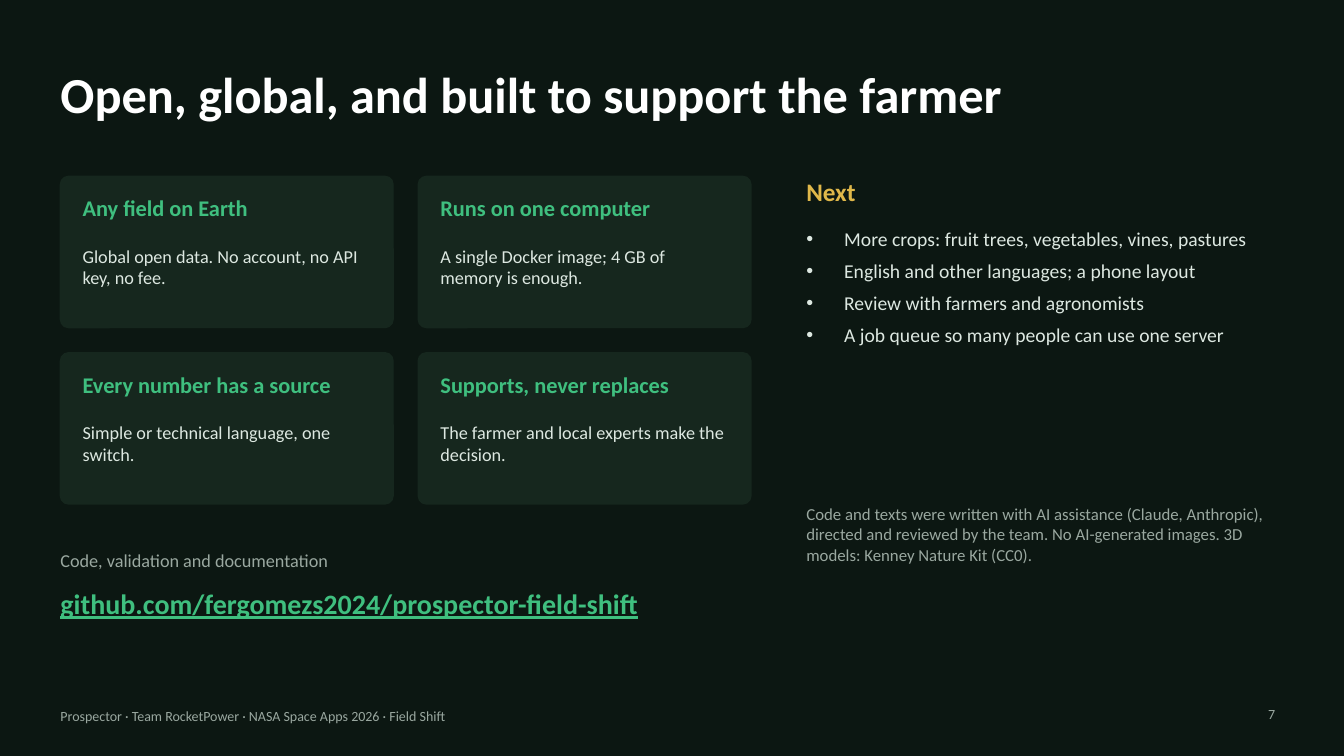
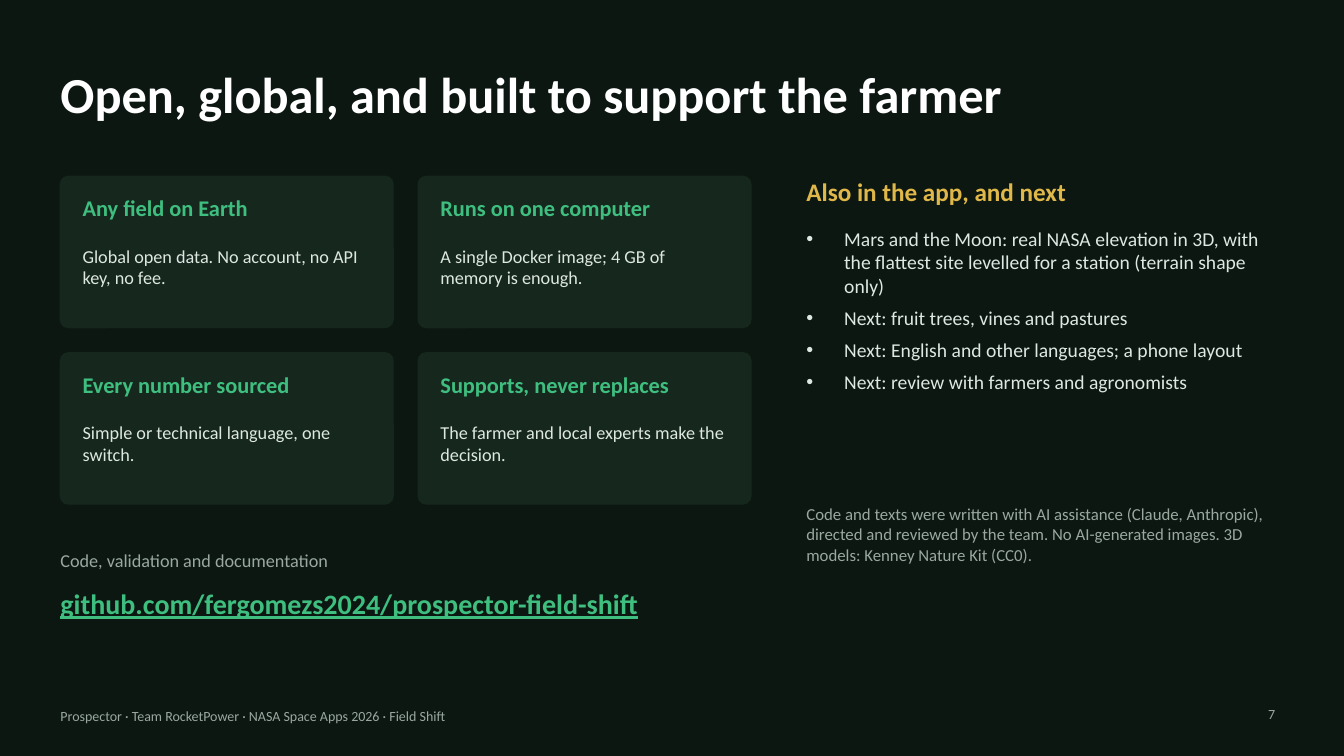
Before and after one commit to fergomezs2024/prospector-field-shift, a slide deck: slide 7 of docs/demo/Prospector_RocketPower_demo.pptx. Drawn at 1344x756 pixels with LibreOffice and Linux fonts; fonts in the diff are those of the drawing. Boxes give left, top, right and bottom in pixels: in the first picture for what was removed or moved away, otherwise in the second. Text is boxed around its words. In the diff, an @@ line names an element or a change of style, - is before the commit and + after.

```diff
--- a/docs/demo/Prospector_RocketPower_demo.pptx
+++ b/docs/demo/Prospector_RocketPower_demo.pptx
@@ text at <box>806,183,1066,205</box>: text changed @@
-Next
+Also in the app, and next
@@ text at <box>844,232,1258,393</box>: text changed @@
-• More crops: fruit trees, vegetables, vines, pastures
-• English and other languages; a phone layout
-• Review with farmers and agronomists
-• A job queue so many people can use one server
+• Mars and the Moon: real NASA elevation in 3D, with the flattest site levelled for a station (terrain shape only)
+• Next: fruit trees, vines and pastures
+• Next: English and other languages; a phone layout
+• Next: review with farmers and agronomists
@@ text at <box>83,377,289,397</box>: text changed @@
-Every number has a source
+Every number sourced
```
Also in this commit, not shown: 3 other slides changed, 18 other files.
